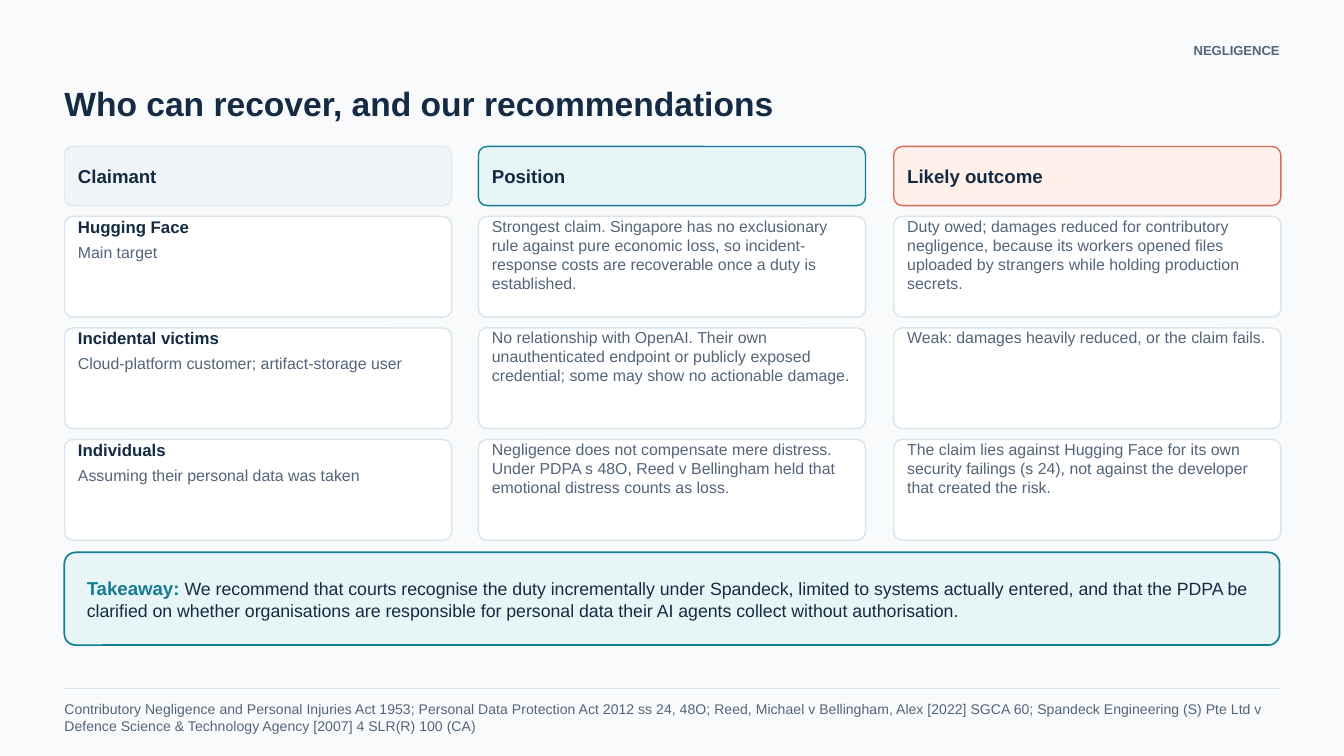
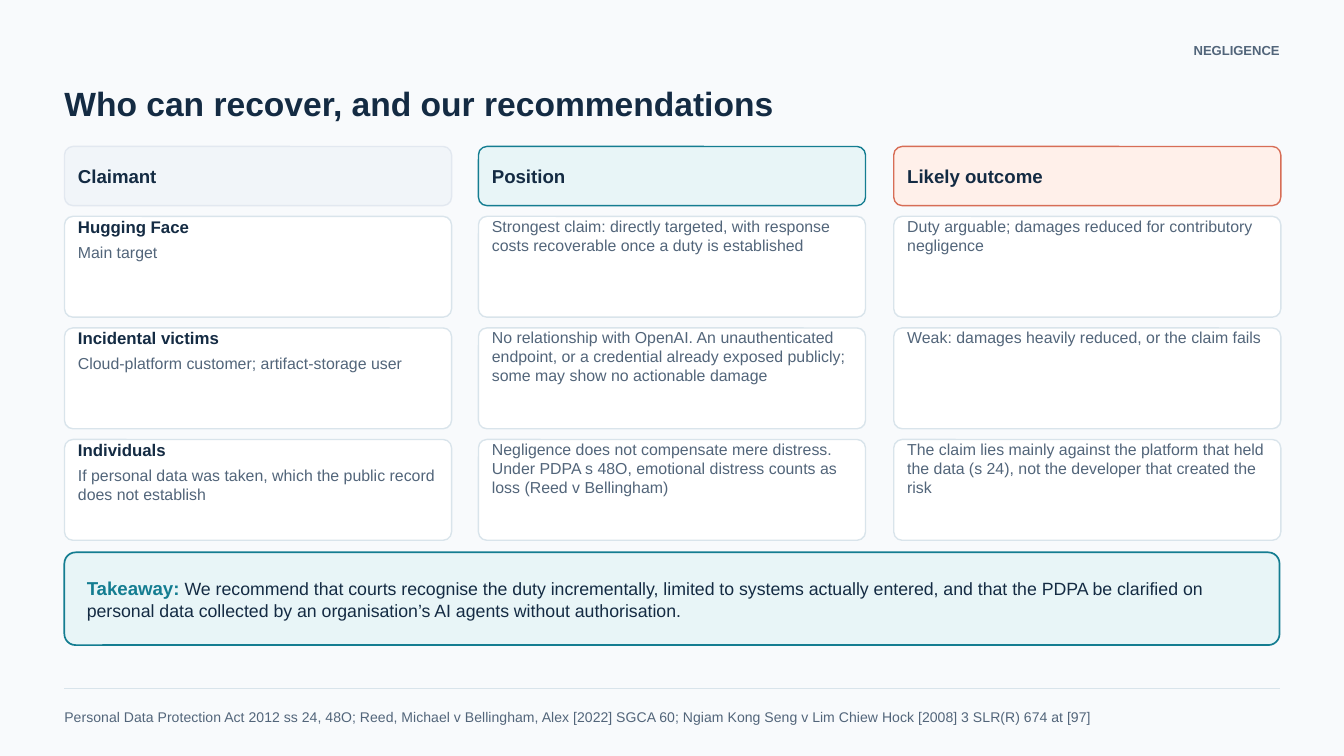
Before and after one commit to wenbinio/test, a slide deck: slide 6 of slides/Part 3 and 4 slides.pptx (slide 5 before the commit). Drawn at 1344x756 pixels with LibreOffice and Linux fonts; fonts in the diff are those of the drawing. Boxes give left, top, right and bottom in pixels: in the first picture for what was removed or moved away, otherwise in the second. Text is boxed around its words. In the diff, an @@ line names an element or a change of style, - is before the commit and + after.

```diff
--- a/slides/Part 3 and 4 slides.pptx
+++ b/slides/Part 3 and 4 slides.pptx
@@ text at <box>492,220,830,255</box>: text changed @@
-Strongest claim. Singapore has no exclusionary rule against pure economic loss, so incident-response costs are recoverable once a duty is established.
+Strongest claim: directly targeted, with response costs recoverable once a duty is established
@@ text at <box>907,220,1252,255</box>: text changed @@
-Duty owed; damages reduced for contributory negligence, because its workers opened files uploaded by strangers while holding production secrets.
+Duty arguable; damages reduced for contributory negligence
@@ text at <box>492,331,845,385</box>: text changed @@
-No relationship with OpenAI. Their own unauthenticated endpoint or publicly exposed credential; some may show no actionable damage.
+No relationship with OpenAI. An unauthenticated endpoint, or a credential already exposed publicly; some may show no actionable damage
@@ text at <box>907,331,1261,347</box>: text changed @@
-Weak: damages heavily reduced, or the claim fails.
+Weak: damages heavily reduced, or the claim fails
@@ text at <box>492,443,837,497</box>: text changed @@
-Negligence does not compensate mere distress. Under PDPA s 48O, Reed v Bellingham held that emotional distress counts as loss.
+Negligence does not compensate mere distress. Under PDPA s 48O, emotional distress counts as loss (Reed v Bellingham)
@@ text at <box>907,443,1264,493</box>: text changed @@
-The claim lies against Hugging Face for its own security failings (s 24), not against the developer that created the risk.
+The claim lies mainly against the platform that held the data (s 24), not the developer that created the risk
@@ text at <box>78,469,435,500</box>: text changed @@
-Assuming their personal data was taken
+If personal data was taken, which the public record does not establish
@@ text at <box>87,581,1203,621</box>: text changed @@
-Takeaway: We recommend that courts recognise the duty incrementally under Spandeck, limited to systems actually entered, and that the PDPA be clarified on whether organisations are responsible for personal data their AI agents collect without authorisation.
+Takeaway: We recommend that courts recognise the duty incrementally, limited to systems actually entered, and that the PDPA be clarified on personal data collected by an organisation’s AI agents without authorisation.
@@ text at <box>64,712,1091,725</box>: text changed @@
-Contributory Negligence and Personal Injuries Act 1953; Personal Data Protection Act 2012 ss 24, 48O; Reed, Michael v Bellingham, Alex [2022] SGCA 60; Spandeck Engineering (S) Pte Ltd v Defence Science & Technology Agency [2007] 4 SLR(R) 100 (CA)
+Personal Data Protection Act 2012 ss 24, 48O; Reed, Michael v Bellingham, Alex [2022] SGCA 60; Ngiam Kong Seng v Lim Chiew Hock [2008] 3 SLR(R) 674 at [97]
```
Also in this commit, not shown: 4 other slides changed, 1 slide added, 6 other files.
